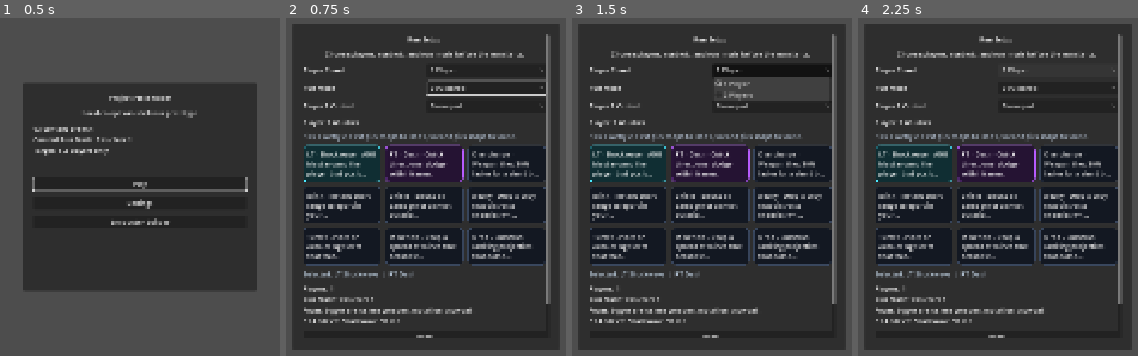
Above: before the commit, frames 1-4 (left to right).
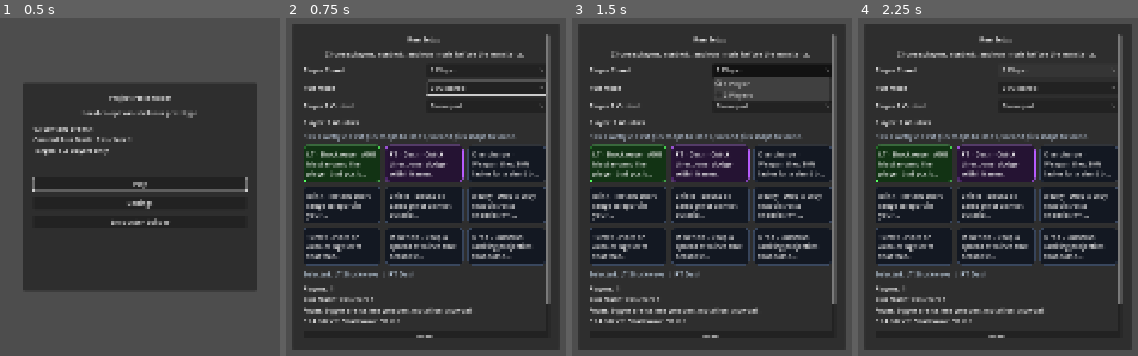
Above: after the commit, the same moments.

Repository: snaxico/project-twin-stick
Game: Godot game, scene res://scenes/ui/Bootstrap.tscn
Same seed, same stepped clock (60 frames per second), same inputs: the game is played once before the commit and once after it.
Inputs:
- Up to frame 1 (0.5 s): no input
- Up to frame 2 (0.75 s): click "Play" at 0.5 s
- Up to frame 3 (1.5 s): click "1 Player" at 1.25 s
- Up to frame 4 (2.25 s): click "1 Player" at 2 s

Frame 1 is identical in both runs. In frame 2, 2.5% of the frame differs, in the area x 6-34%, y 37-49%; in frame 3, 2.5%; in frame 4, 2.5%.

Commit message:
Change player 1 color to bright green
P1 tint + default config tint set to bright green; dark outline (already default) retained. Tint-driven projectiles/ring/muzzle follow. P2 left magenta for co-op distinction.

Co-Authored-By: Claude Opus 4.8 <noreply@anthropic.com>

Diff:
--- a/scripts/player/PlayerConfig.gd
+++ b/scripts/player/PlayerConfig.gd
@@ -3,13 +3,13 @@
 
 var player_id: int = 1
 var control_source: String = "hybrid"
-var tint: Color = Color(0.2, 0.9, 1.0, 1.0)
+var tint: Color = Color(0.25, 1.0, 0.3, 1.0)
 var aim_mode: String = "auto"
 
 func _init(
 	initial_player_id: int = 1,
 	initial_control_source: String = "hybrid",
-	initial_tint: Color = Color(0.2, 0.9, 1.0, 1.0),
+	initial_tint: Color = Color(0.25, 1.0, 0.3, 1.0),
 ) -> void:
 	player_id = initial_player_id
 	control_source = initial_control_source
--- a/scripts/ui/Bootstrap.gd
+++ b/scripts/ui/Bootstrap.gd
@@ -83,7 +83,7 @@
 
 var _active_game = null
 var _player_tints := [
-	Color(0.2, 0.9, 1.0, 1.0),
+	Color(0.25, 1.0, 0.3, 1.0),
 	Color(1.0, 0.2, 0.8, 1.0),
 ]
 var _mutation_definitions: Array = []
